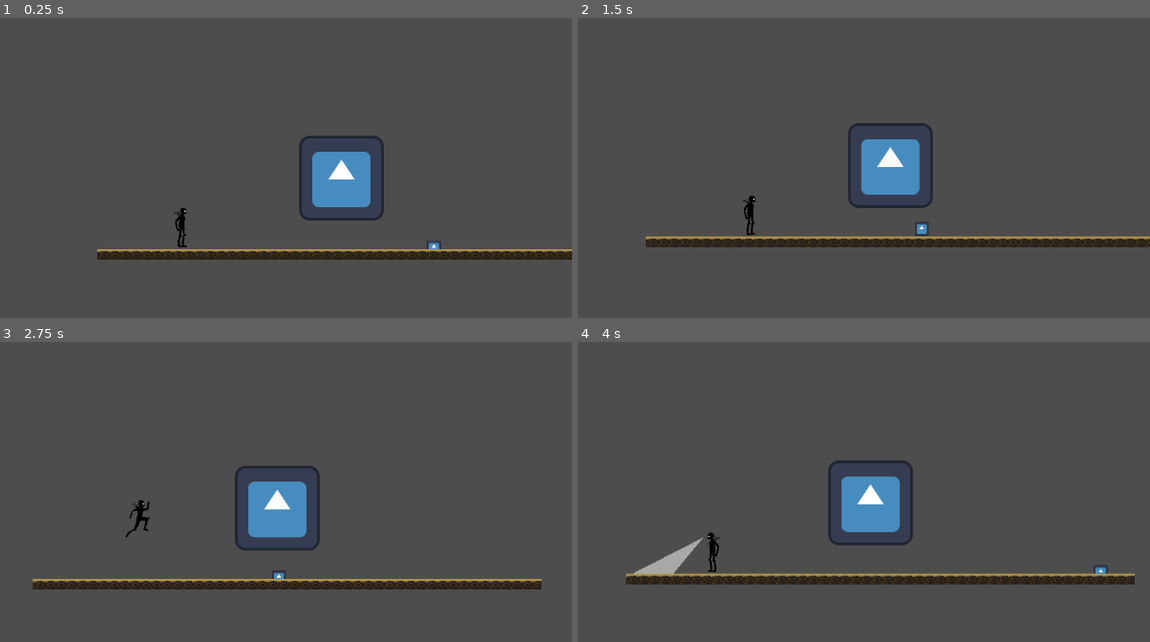
Above: before the commit, frames 1-4 (two rows, left to right).
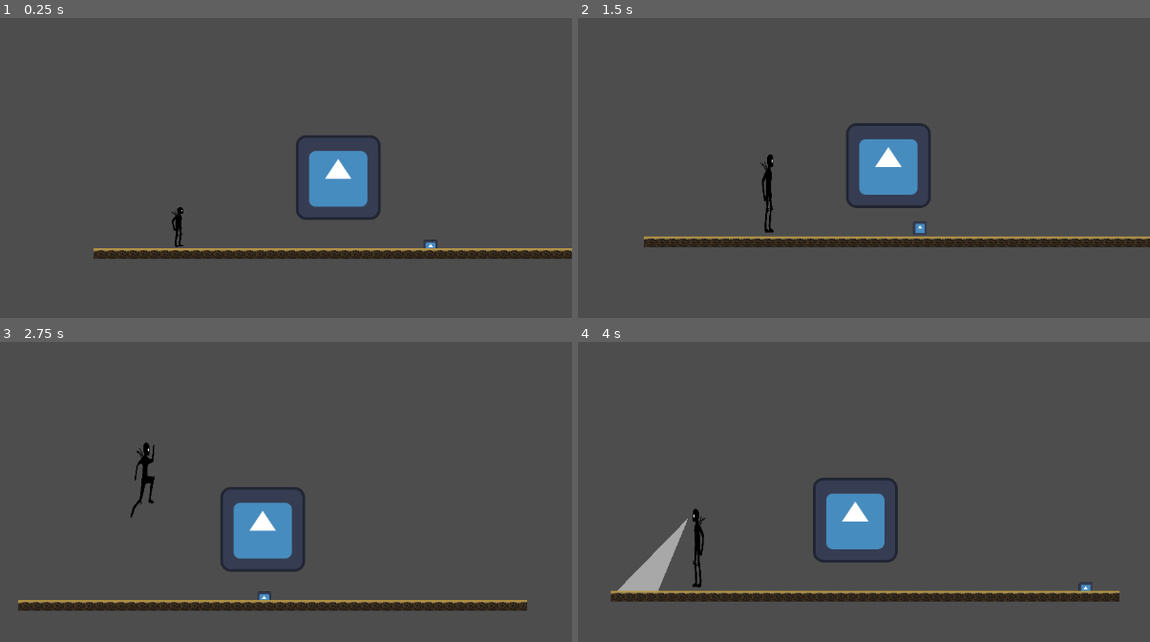
Above: after the commit, the same moments.

Repository: Kunut0/GameJam23_05
Game: Godot game, scene res://test1.tscn
The game is run twice, just before and just after one commit, with the same random seed, the same clock (stepped at 60 frames per second) and the same inputs. The engine's default icon, where the game draws it, is replaced by a stand-in: a white triangle on a blue panel in a dark square.
Inputs:
- Up to frame 1 (0.25 s): no input
- Up to frame 2 (1.5 s): hold Right (ui_right) from 0.53 s (still down); tap A (ui_a) at 0.6 s; tap Space (ui_select) at 0.77, 1.07 s; tap D (ui_d) at 0.8, 1.35 s
- Up to frame 3 (2.75 s): tap Space (ui_select) at 1.52, 1.82 s; tap S (ui_s) at 1.55, 2.1 s; release Right (ui_right) at 2.03 s; hold Left (ui_left) from 2.03 s (still down); tap W (ui_w) at 2.3 s
- Up to frame 4 (4 s): release Left (ui_left) at 2.78 s; hold Right (ui_right) from 2.78 s (still down); tap W (ui_w) at 2.85 s; tap Space (ui_select) at 3.02, 3.05, 3.32 s; hold Space (ui_select) from 3.53 s (still down); tap A (ui_a) at 3.8 s

The runs differ from the first frame. In frame 1, 2.3% of the frame differs, in the area x 16-100%, y 39-81%; in frame 2, 1.4%; in frame 3, 9.8%; in frame 4, 11%, in the area x 5-98%, y 39-87%.

Commit message:
player stun

Diff:
--- a/gamejamulm/Script/player_1.gd
+++ b/gamejamulm/Script/player_1.gd
@@ -10,11 +10,11 @@
 signal flashlight
 
 # noch nicht getestet
-var jump_force = -1000
+var jump_force = -2000
 var direction
-var speed = 450
+var speed = 900
 
-var dash_speed = 1000
+var dash_speed = 2000
 var dashing = false
 
 var shadow_ref
@@ -27,6 +27,9 @@
 
 var enemy_sight: bool = false
 
+var stunned = false
+var stun_time = 0.25
+
 func _ready() -> void:
 	shadow_ref = get_tree().get_first_node_in_group("shadow")
 
@@ -37,55 +40,55 @@
 	#generates gravity for player
 	if not is_on_floor():
 		if velocity.y > 0:
-			velocity += get_gravity() * delta * 4
+			velocity += get_gravity() * delta * 8
 		else:
-			velocity += get_gravity() * delta * 4.375
+			velocity += get_gravity() * delta * 8.75
 
+	if stunned == false:
+		#gets direction imput
+		direction = Input.get_axis("ui_a", "ui_d")
 
-	#gets direction imput
-	direction = Input.get_axis("ui_a", "ui_d")
+		#checks direction to flip sprite
+		if direction < 0:
+			self.scale.y = -2
+			self.rotation_degrees = 180
+		elif direction > 0:
+			self.scale.y = 2
+			self.rotation_degrees = 0
 
-	#checks direction to flip sprite
-	if direction < 0:
-		self.scale.y = -1
-		self.rotation_degrees = 180
-	elif direction > 0:
-		self.scale.y = 1
-		self.rotation_degrees = 0
+		#generates character movement
+		if direction:
+			if dashing:
+				velocity.x = dash_speed * direction
+			else:
+				velocity.x = speed * direction
+		else:
+			if dashing:
+				velocity.x = dash_speed * direction
+			else:
+				velocity.x = move_toward(velocity.x, 0, speed)
 
-	#generates character movement
-	if direction:
-		if dashing:
-			velocity.x = dash_speed * direction
-		else:
-			velocity.x = speed * direction
-	else:
-		if dashing:
-			velocity.x = dash_speed * direction
-		else:
-			velocity.x = move_toward(velocity.x, 0, speed)
+		#makes player jump when on floor
+		if Input.is_action_just_pressed("ui_w") and is_on_floor():
+			velocity.y = jump_force
+			sprite.play("jump")
 
-	#makes player jump when on floor
-	if Input.is_action_just_pressed("ui_w") and is_on_floor():
-		velocity.y = jump_force
-		sprite.play("jump")
-
-	#slide
-	if Input.is_action_just_pressed("ui_s"):
-		if is_on_floor() and Cooldown.on_cooldown["dashing"][0] == false:
-			Cooldown.on_cooldown["dashing"][0] = true
-			dashing = true
-			dash_collision.disabled = false
-			default_collision.disabled = true
-			sprite.offset = Vector2(0, 160)
-			dash_timer.start()
-			await get_tree().create_timer(0.1).timeout
-			sprite.offset = Vector2(0, 0)
-		elif not is_on_floor():
-			velocity += get_gravity() * delta * 200
+		#slide
+		if Input.is_action_just_pressed("ui_s"):
+			if is_on_floor() and Cooldown.on_cooldown["dashing"][0] == false:
+				Cooldown.on_cooldown["dashing"][0] = true
+				dashing = true
+				dash_collision.disabled = false
+				default_collision.disabled = true
+				sprite.offset = Vector2(0, 160)
+				dash_timer.start()
+				await get_tree().create_timer(0.1).timeout
+				sprite.offset = Vector2(0, 0)
+			elif not is_on_floor():
+				velocity += get_gravity() * delta * 400
 
 	move_and_slide()
-	if Input.is_action_pressed("ui_select") and Cooldown.on_cooldown["flashlight"][0] == false:
+	if Input.is_action_pressed("ui_select") and Cooldown.on_cooldown["flashlight"][0] == false and stunned == false:
 		if lichtkegel_sichtbar == false:
 			lichtkegel.show()
 			lichtkegel.monitoring = true
@@ -125,7 +128,7 @@
 		camera_pos = -100
 	else:
 		camera_pos = pos_diff.x * (-0.5)
-	camera.position.x = lerp(camera.position.x, camera_pos, 0.1)
+	camera.position.x = lerp(camera.position.x, camera_pos, 0.2)
 
 	#animations
 	if is_on_floor():
@@ -166,3 +169,12 @@
 	if body.is_in_group("shadow"):
 		enemy_sight = false
 		flashlight.disconnect(body.stun)
+
+
+func stun():
+	stunned = true
+	await get_tree().create_timer(stun_time).timeout
+	stunned = false
+	lichtkegel.hide()
+	lichtkegel.monitoring = false
+	lichtkegel_sichtbar = false
